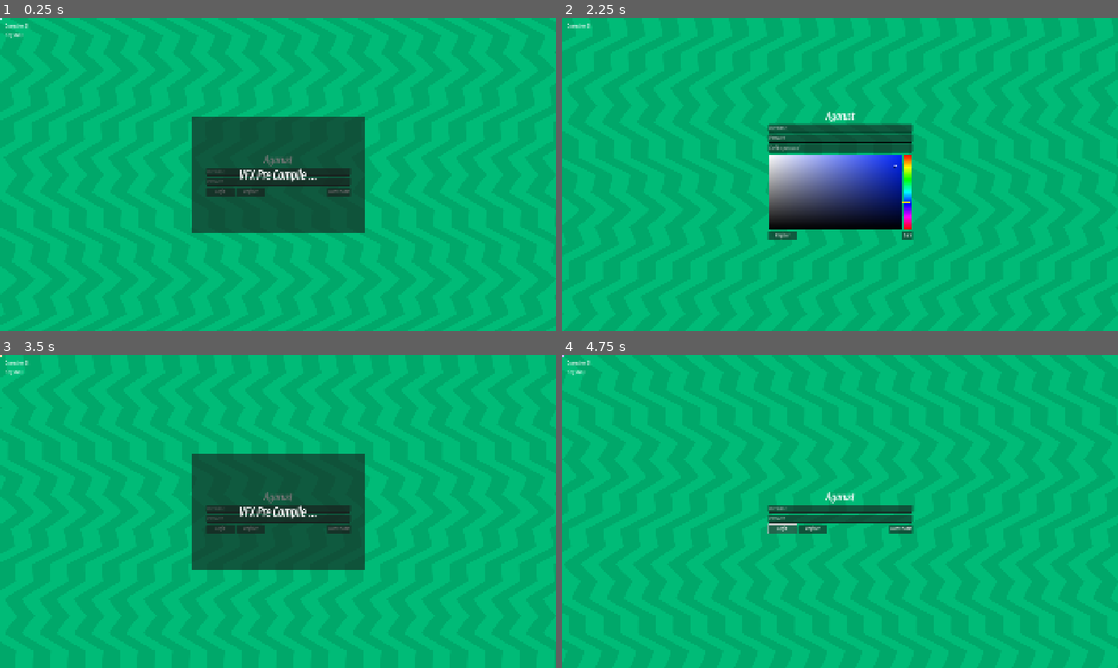
Above: before the commit, frames 1-4 (two rows, left to right).
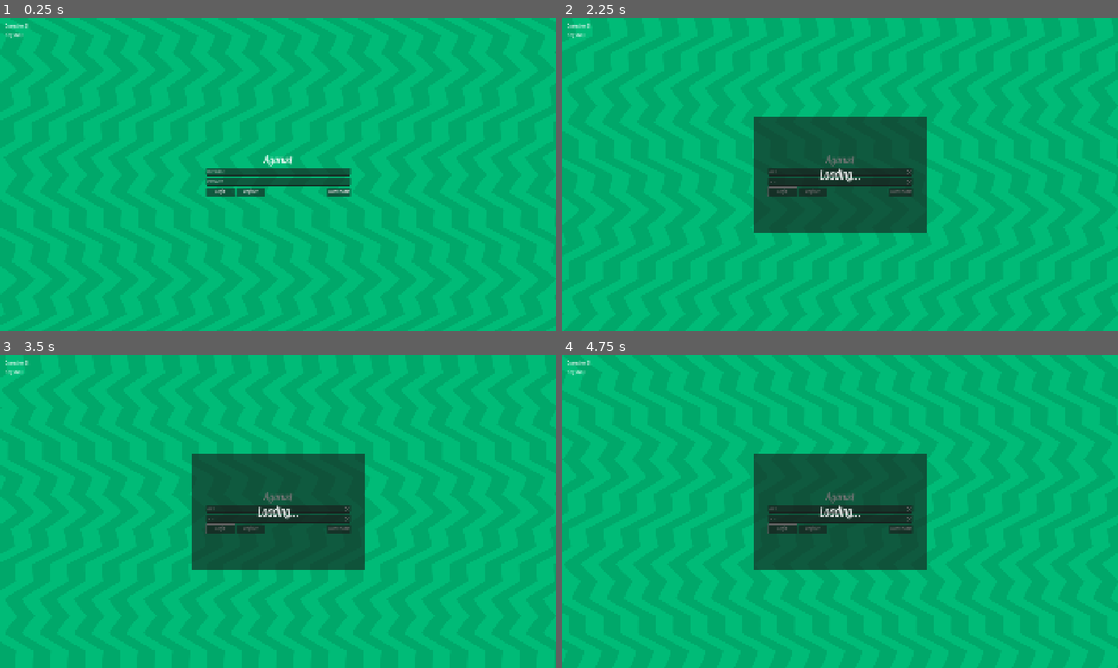
Above: after the commit, the same moments.

Repository: jerryshell/agarust
Game: Godot game, scene res://view/login/login.tscn
Same seed, same stepped clock (60 frames per second), same inputs: the game is played once before the commit and once after it. This scene is started directly instead of the project's main scene.
Inputs (mouse positions are in pixels of both pictures, inside the frame that each line leads up to):
- Up to frame 1 (0.25 s): no input
- Up to frame 2 (2.25 s): click (840, 171) at 0.52 s; type "Alex" at 0.6 s; click (840, 180) at 0.75 s; type "12" at 0.83 s; click "Login" at 1.25 s; click "Register" at 2 s
- Up to frame 3 (3.5 s): click (344, 570) at 2.75 s, where only the run before the commit has a clickable "Back"
- Up to frame 4 (4.75 s): click "Leaderboard" at 3.5 s; click "Login" at 4.25 s

The runs differ from the first frame. In frame 1, 11% of the frame differs, in the area x 0-66%, y 0-69%; in frame 2, 9.9%; in frame 3, 0.4%; in frame 4, 11%.
Error in both runs: Cannot call method 'send' on a null value. (res://global/ws_client.gd:59)

Commit message:
feat: migrate VFX pre-compile component to global scope and remove obsolete files

Diff:
--- a/client/component/vfx_pre_compile/vfx_pre_compile.gd
+++ /dev/null
@@ -1,4 +0,0 @@
-extends Node2D
-
-func _process(_delta: float) -> void:
-    %RushParticles.emitting = true
--- a/client/component/vfx_pre_compile/vfx_pre_compile.tscn
+++ b/client/global/vfx_pre_compile.tscn
@@ -1,6 +1,5 @@
-[gd_scene load_steps=6 format=3 uid="uid://4wvs4kpky4st"]
+[gd_scene load_steps=4 format=3 uid="uid://4wvs4kpky4st"]
 
-[ext_resource type="Script" uid="uid://bqy0eenpjbrpg" path="res://component/vfx_pre_compile/vfx_pre_compile.gd" id="1_sy755"]
 [ext_resource type="PackedScene" uid="uid://bmqxeihcu3h80" path="res://component/rush_particles/rush_particles.tscn" id="2_1vkly"]
 [ext_resource type="Shader" uid="uid://3yy1k1mdmahd" path="res://assets/rainbow.gdshader" id="3_vtlmn"]
 
@@ -10,22 +9,9 @@
 shader_parameter/speed = 0.5
 shader_parameter/angle = 0.0
 
-[sub_resource type="ShaderMaterial" id="ShaderMaterial_sno4t"]
-shader = ExtResource("3_vtlmn")
-shader_parameter/strength = 0.3
-shader_parameter/speed = 0.5
-shader_parameter/angle = 0.0
-
 [node name="VfxPreCompile" type="Node2D"]
-script = ExtResource("1_sy755")
 
 [node name="RushParticles" parent="." instance=ExtResource("2_1vkly")]
-unique_name_in_owner = true
 material = SubResource("ShaderMaterial_82fu5")
 position = Vector2(104, 104)
 emitting = true
-
-[node name="ColorRect" type="ColorRect" parent="."]
-material = SubResource("ShaderMaterial_sno4t")
-offset_right = 8.0
-offset_bottom = 8.0
--- a/client/project.godot
+++ b/client/project.godot
@@ -21,6 +21,7 @@
 
 Global="*res://global/global.gd"
 WsClient="*res://global/ws_client.gd"
+VfxPreCompile="*res://global/vfx_pre_compile.tscn"
 
 [display]
 
--- a/client/view/login/login.gd
+++ b/client/view/login/login.gd
@@ -16,7 +16,6 @@
     register_button.pressed.connect(_on_register_button_pressed)
     leaderboard_button.pressed.connect(_on_leaderboard_button_pressed)
     connection_id_label.text = "Connection ID: %s" % [Global.connection_id]
-    get_tree().create_timer(1).timeout.connect(func() -> void: %MessagePanel.hide())
 
 func _on_ws_packet_received(packet: Global.proto.Packet) -> void:
     if packet.has_login_ok():
--- a/client/view/login/login.tscn
+++ b/client/view/login/login.tscn
@@ -1,11 +1,10 @@
-[gd_scene load_steps=10 format=3 uid="uid://brcr5qfnvbrao"]
+[gd_scene load_steps=9 format=3 uid="uid://brcr5qfnvbrao"]
 
 [ext_resource type="Script" uid="uid://bti66t0cs6p0s" path="res://view/login/login.gd" id="1_cvf3h"]
 [ext_resource type="PackedScene" uid="uid://cpmsnc8fuugqe" path="res://component/logger/logger.tscn" id="3_m0dil"]
 [ext_resource type="Texture2D" uid="uid://dyo2iothubrem" path="res://assets/background.svg" id="4_47oqa"]
 [ext_resource type="PackedScene" uid="uid://cs885p6pg785h" path="res://component/ping/ping.tscn" id="4_g2reg"]
 [ext_resource type="Shader" uid="uid://cuybon2vubibm" path="res://assets/background_effect.gdshader" id="4_v3yw7"]
-[ext_resource type="PackedScene" uid="uid://4wvs4kpky4st" path="res://component/vfx_pre_compile/vfx_pre_compile.tscn" id="6_28o63"]
 
 [sub_resource type="ShaderMaterial" id="ShaderMaterial_vqait"]
 shader = ExtResource("4_v3yw7")
@@ -32,8 +31,6 @@
 centered = false
 region_enabled = true
 region_rect = Rect2(0, 0, 12000, 12000)
-
-[node name="VfxPreCompile" parent="." instance=ExtResource("6_28o63")]
 
 [node name="Gui" type="CanvasLayer" parent="."]
 
@@ -124,6 +121,7 @@
 
 [node name="MessagePanel" type="Panel" parent="Gui"]
 unique_name_in_owner = true
+visible = false
 anchors_preset = 8
 anchor_left = 0.5
 anchor_top = 0.5
Not shown, removed: client/component/vfx_pre_compile/vfx_pre_compile.gd.uid
